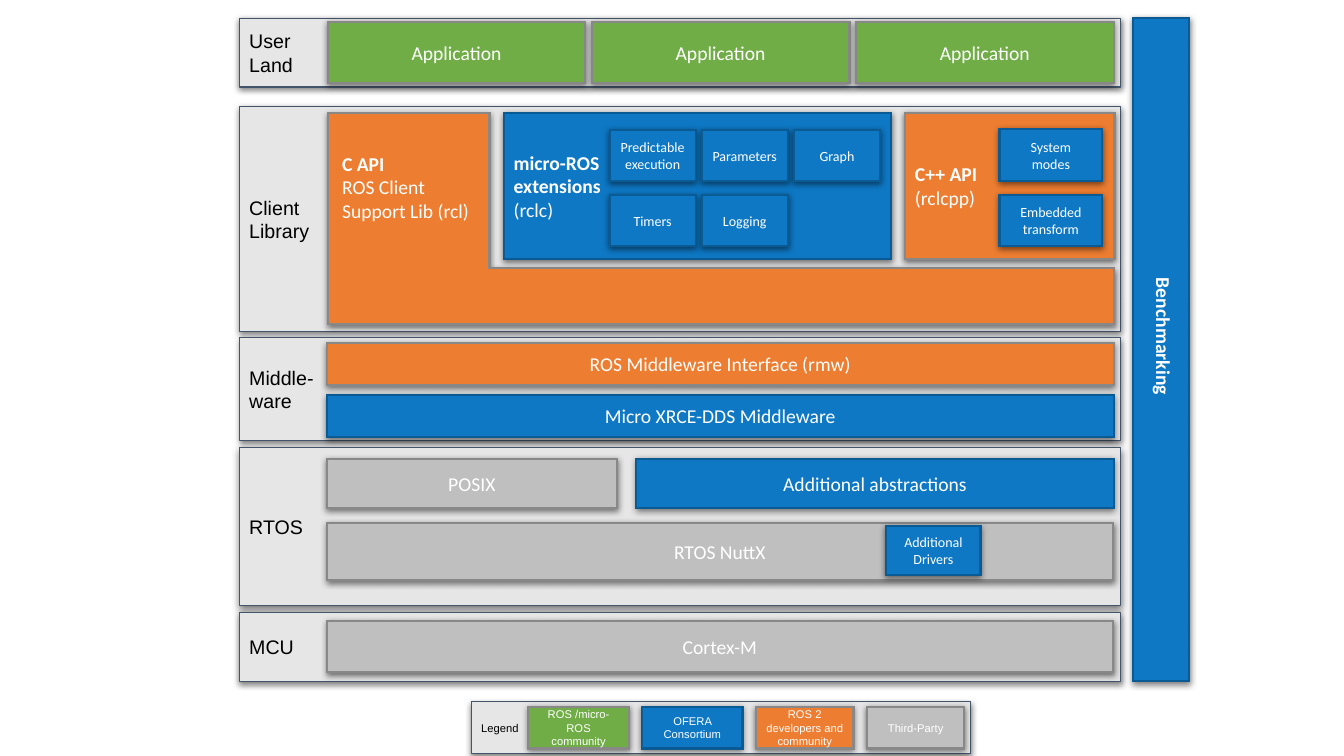
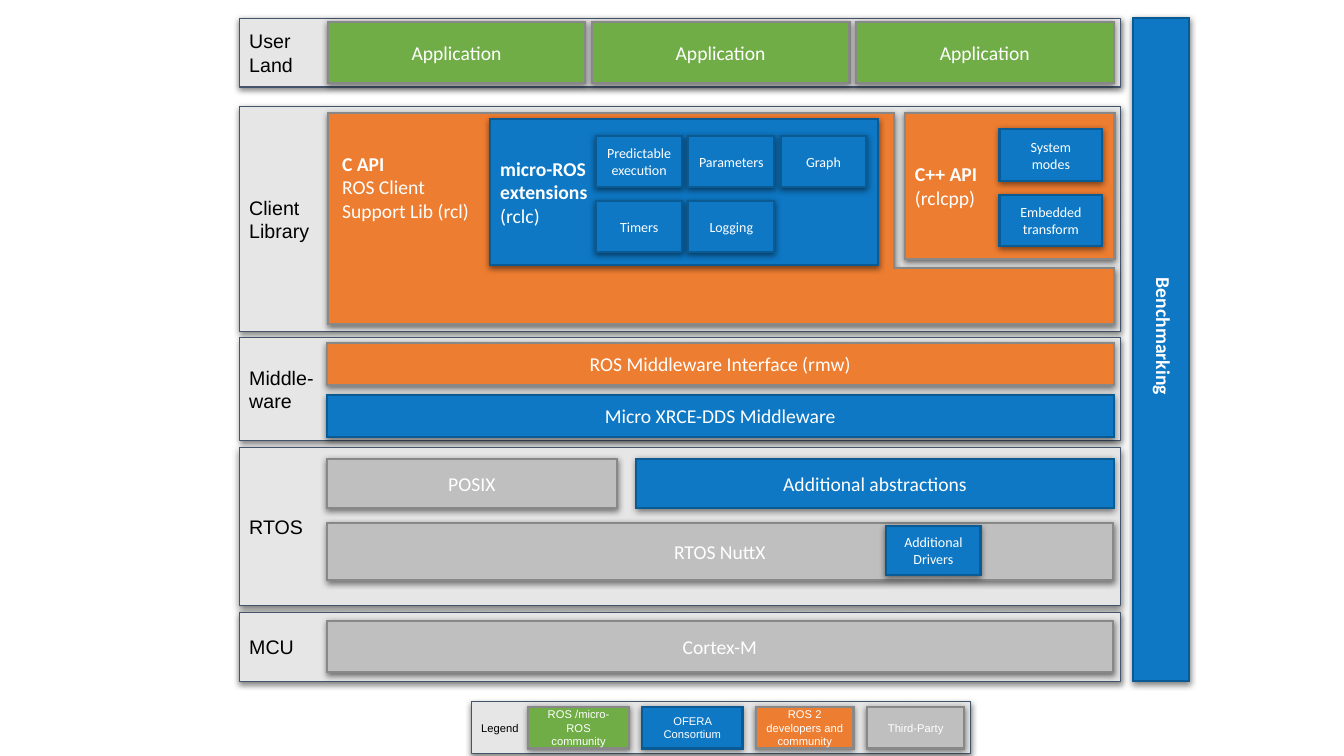
Before and after one commit to micro-ROS/micro-ROS.github.io, a slide deck: slide 3 of img/micro-ROS_architecture.pptx. Drawn at 1344x756 pixels with LibreOffice and Linux fonts; fonts in the diff are those of the drawing. Boxes give left, top, right and bottom in pixels: in the first picture for what was removed or moved away, otherwise in the second. Text is boxed around its words. In the diff, an @@ line names an element or a change of style, - is before the commit and + after.

```diff
--- a/img/micro-ROS_architecture.pptx
+++ b/img/micro-ROS_architecture.pptx
@@ corner at bbox=[328, 113, 1114, 325]: proportions changed @@
@@ 6 rectangles: place and size @@
-6 rectangles at bbox=[504, 113, 892, 259]
+6 rectangles at bbox=[490, 119, 878, 265]
```
Also in this commit, not shown: 1 other file.
